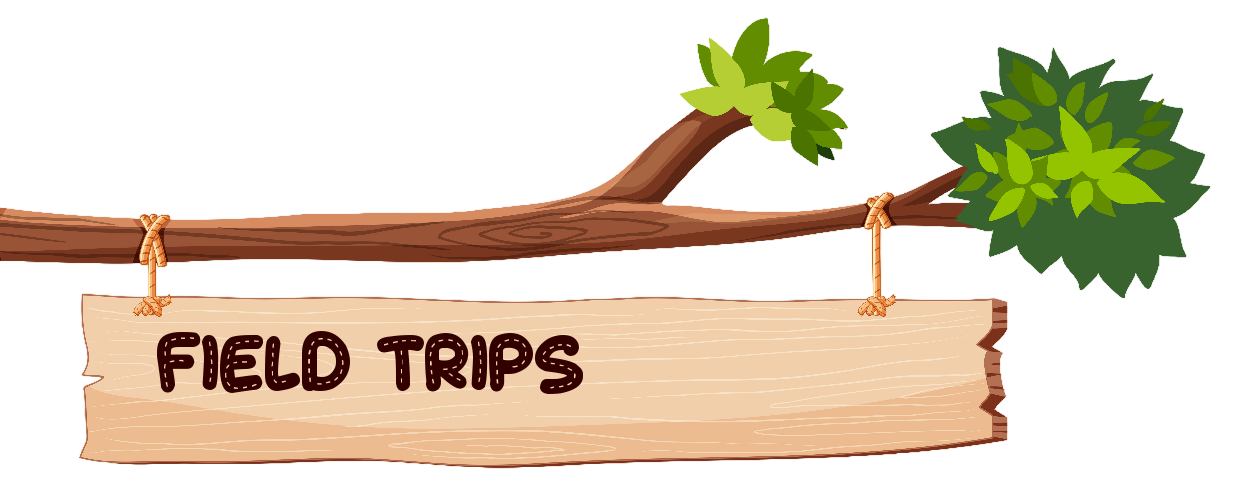
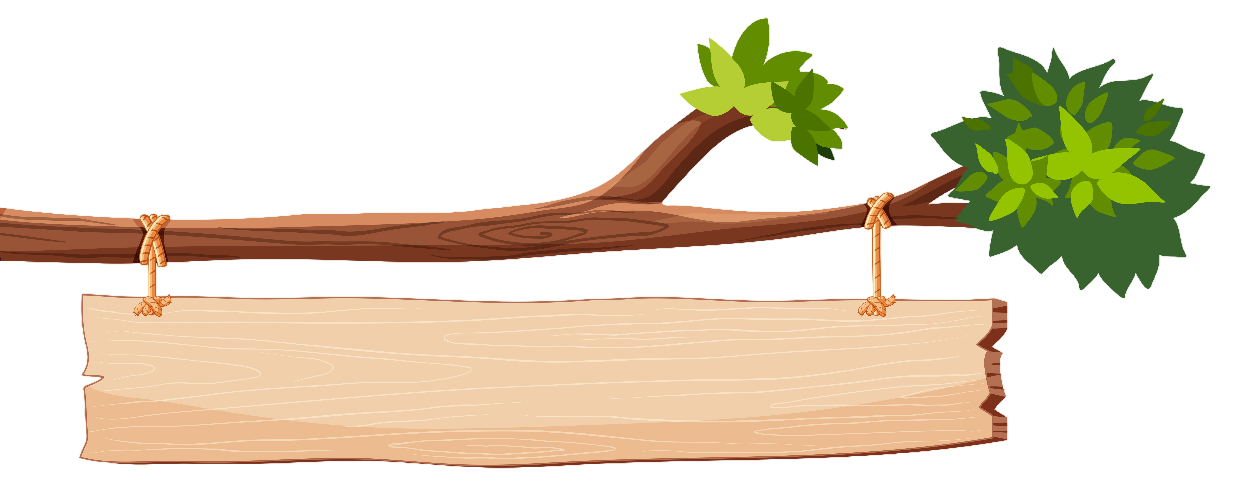
Layers edited between the first and the second 1237x486 image:
removed layer "Field Trips" over 157, 331, 583, 394
